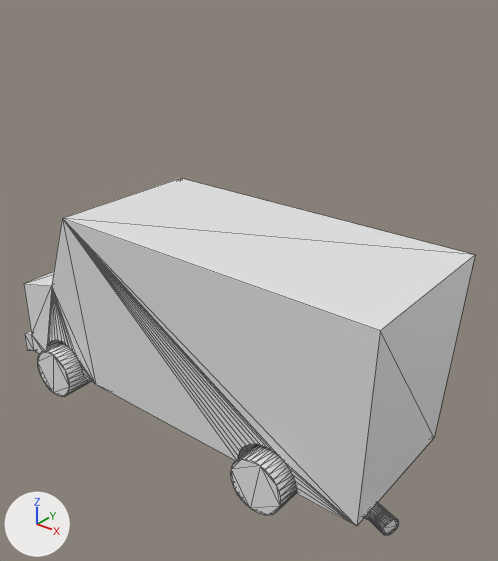
What one commit did to the glTF model assets/Truck.glb.
Rendered twice from a camera (50 mm lens) standing at (5.68, -6.3, 6.25) and looking at (0.57, 0.1, 2.28). The lights are fixed; the arrows at lower left show +X, +Y and +Z. Mesh edges are drawn as thin lines. Where no turn or scale is listed for an object, it has been applied to the vertices. Vertices at the same position are counted once.

Before the edit, the objects in view are built like this:
```python
me_body = bpy.data.meshes.new('body')
me_body.from_pydata(...)  # 260 vertices, 440 faces; spans x -3.1..3.28, y -1.13..1.13, z 0.07..3.0
me_body.materials.append(mat_material)  # white #e7e7e7
me_wheels = bpy.data.meshes.new('wheels')
me_wheels.from_pydata(...)  # a 32-sided cylinder along y spanning x -2.59..-1.82, y -1.23..-0.77, z -0.02..0.74; a 32-sided cylinder along y spanning x 1.33..2.1, y -1.23..-0.77, z -0.02..0.74; a 32-sided cylinder along y spanning x -2.59..-1.82, y 0.72..1.18, z -0.02..0.74; a 32-sided cylinder along y spanning x 1.33..2.1, y 0.72..1.18, z -0.02..0.74
ob_truckbody = bpy.data.objects.new('TruckBody', me_body)
ob_truckbody.location = (0.0, 0.0, 0.0)
ob_wheels = bpy.data.objects.new('Wheels', me_wheels)
ob_wheels.location = (0.0, 0.0, 0.0)
```
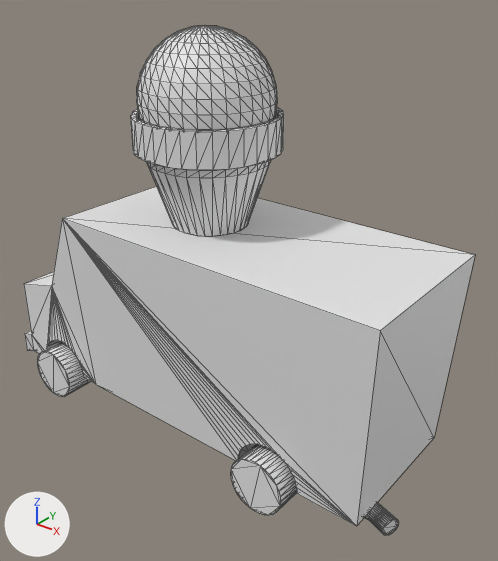
Where the change shows, as pixel boxes (x1, y1, x2, y2) in the pictures (498 x 561 px):
'TruckBody', reshaped (42% taller): before (24, 178, 475, 535); after (24, 26, 475, 535)
part 1 of me_body, added: after (137, 26, 277, 130)
part 2 of me_body, added: after (131, 108, 284, 236)

The edits, one by one:
me_body is used by ob_truckbody; location (0.0, 0.0, 0.0).
me_body had 260 vertices, 440 faces and spanned x -3.1..3.28, y -1.13..1.13, z 0.07..3.0.
me_body now has 966 vertices, 1844 faces and spans x -3.1..3.28, y -1.13..1.13, z 0.07..5.42.
me_body part 1: a new loose piece, a UV sphere (32 segments, 16 rings, poles along z) spanning x -0.85..0.85, y -0.85..0.85, z 3.73..5.42, in mat_material (white #e7e7e7).
me_body part 2: a new loose piece of 224 vertices spanning x -0.93..0.93, y -0.93..0.93, z 2.99..4.41, in mat_material (white #e7e7e7).
